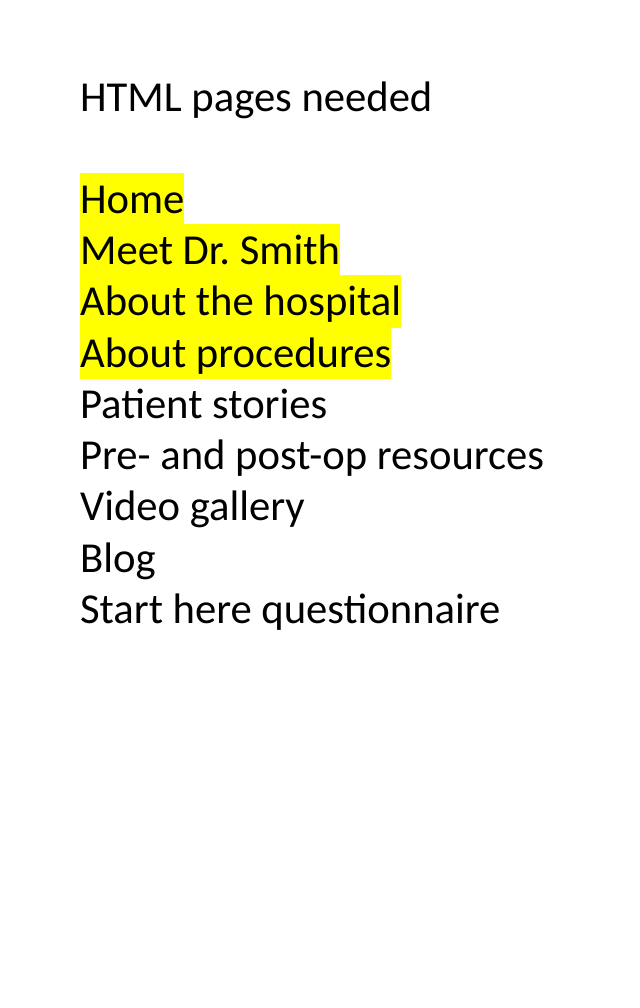
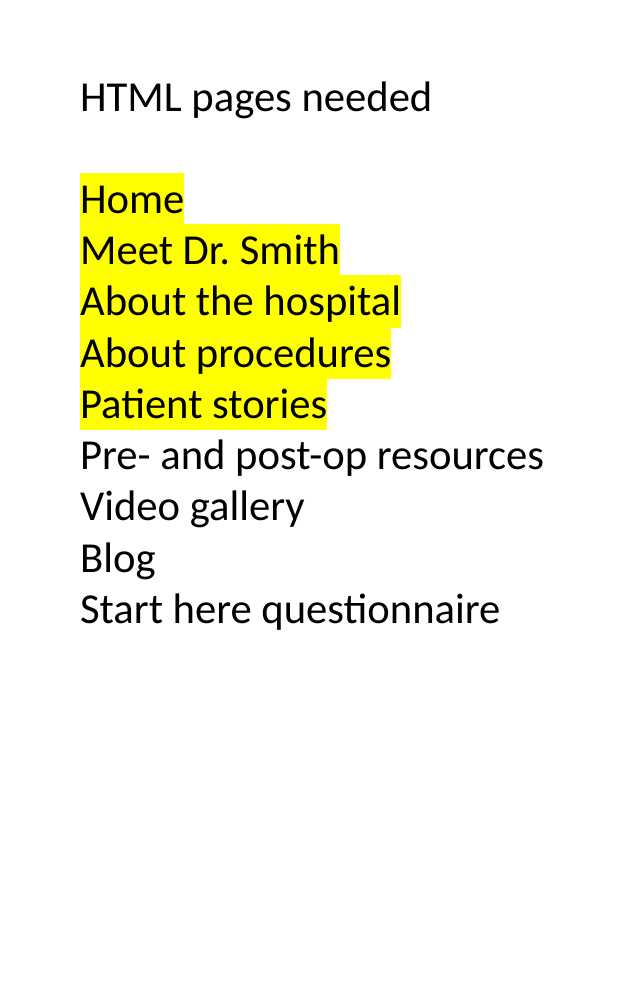
Before and after one commit to audcsm/aos-site, a slide deck: slide 2 of Website Design Tools.pptx. Drawn at 640x1008 pixels with LibreOffice and Linux fonts; fonts in the diff are those of the drawing. Boxes give left, top, right and bottom in pixels: in the first picture for what was removed or moved away, otherwise in the second. Text is boxed around its words. In the diff, an @@ line names an element or a change of style, - is before the commit and + after.

```diff
--- a/Website Design Tools.pptx
+++ b/Website Design Tools.pptx
@@ text at (80,388,327,419): highlight none to #FFFF00 in "Patient stories" @@
```
Also in this commit, not shown: 1 other slide changed, 1 slide added, 5 other files.
